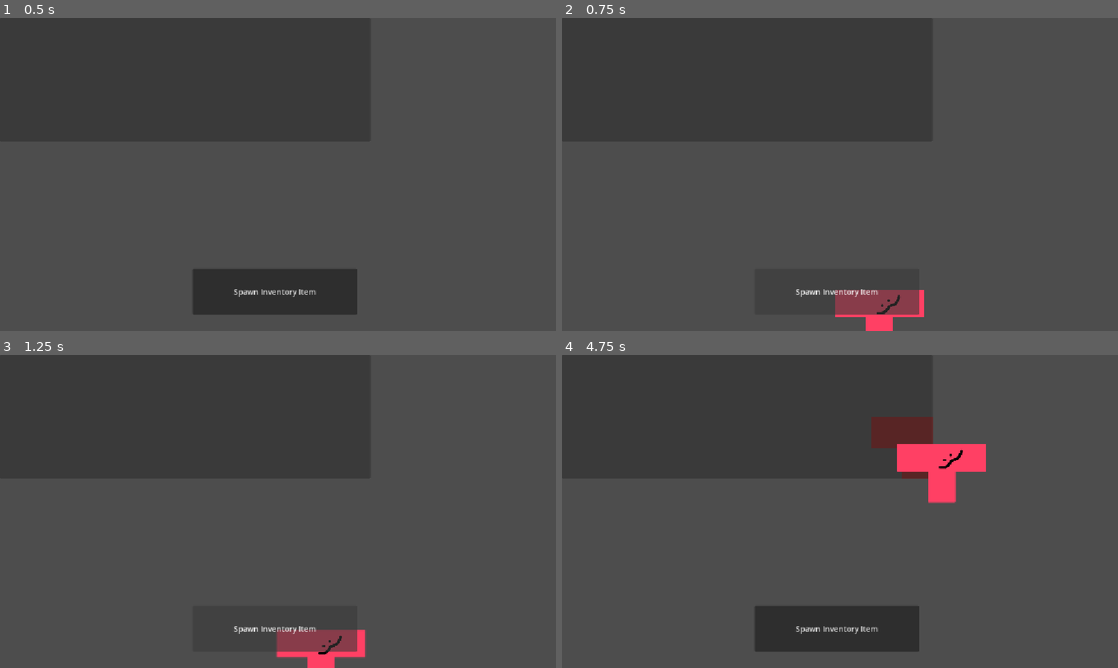
Above: before the commit, frames 1-4 (two rows, left to right).
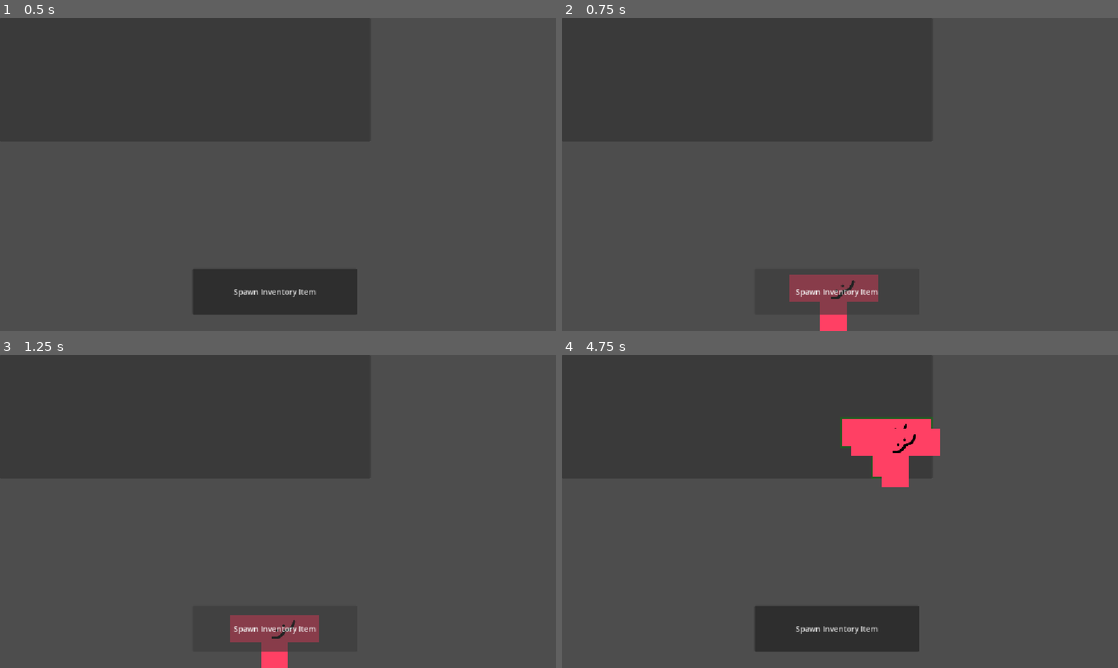
Above: after the commit, the same moments.

Repository: Katstifer/IGME590_Mechanic_1
Game: Godot game, scene res://scenes/inventoryUI.tscn
The game is run twice, just before and just after one commit, with the same random seed, the same clock (stepped at 60 frames per second) and the same inputs.
Inputs (mouse positions are in pixels of both pictures, inside the frame that each line leads up to):
- Up to frame 1 (0.5 s): no input
- Up to frame 2 (0.75 s): click "Spawn Inventory Item" at 0.5 s
- Up to frame 3 (1.25 s): no input
- Up to frame 4 (4.75 s): click "Spawn Inventory Item" at 1.25 s; click "Spawn Inventory Item" at 2 s; tap Enter at 2.75, 4.25 s; move the mouse to (962, 495) at 2.77 s; press the mouse at (962, 495) at 2.78 s; tap Space at 3.5 s; move the mouse to (728, 527) at 3.52 s; release the mouse at (728, 527) at 3.53 s; click (728, 527) at 3.6 s; move the mouse to (895, 442) at 4.27 s; press the mouse at (895, 442) at 4.28 s

Frame 1 is identical in both runs. In frame 2, 2.6% of the frame differs, in the area x 40-66%, y 82-100%; in frame 3, 2.6%; in frame 4, 4.0%, in the area x 50-77%, y 19-48%.

Commit message:
fixed placement rendering

Diff:
--- a/grid-inventory-system/scenes/inventoryItem_template.tscn
+++ b/grid-inventory-system/scenes/inventoryItem_template.tscn
@@ -12,6 +12,7 @@
 grow_vertical = 2
 script = ExtResource("1_na613")
 itemGrid = Array[Array]([[1, 1, 1], [0, 1, 0]])
+anchor = Vector2i(1, 0)
 
 [node name="inventoryItem_Sprite" type="Sprite2D" parent="." unique_id=476657842]
 texture = ExtResource("2_owaes")
--- a/grid-inventory-system/scripts/inventoryGrid.gd
+++ b/grid-inventory-system/scripts/inventoryGrid.gd
@@ -36,6 +36,8 @@
 	if (!get_global_rect().has_point((get_global_mouse_position()))):
 		if (currentSlot != null):
 			currentSlot = null
+		if (highlightedSlots.size() && highlightedSlots != null):
+			unhighlightSlots(highlightedSlots);
 	if (currentHeldItem != null && currentSlot != null):
 		#If an item is being held and it is being hovered over a grid
 		if (currentSlot != previousSlot):
@@ -62,7 +64,15 @@
 			previousSlot = currentSlot;
 
 		if Input.is_action_just_pressed("LMB"):
-				print("Will attempt to place item!")
+			attemptItemPlace(currentSlot, currentHeldItem);
+	elif (currentSlot != null):
+		if (currentSlot != previousSlot):
+			var newSlots = [];
+			newSlots.append(currentSlot);
+			if (highlightedSlots != null && highlightedSlots.size() > 0):
+				unhighlightSlots(highlightedSlots);
+				highlightedSlots = newSlots;
+			highlightSlots(highlightedSlots, GlobalEnums.SlotState.HOVERED);
 
 # Setup inventory by filling the grid container with slots
 func setupInventory():
@@ -116,7 +126,7 @@
 		var row = index / width
 		var column = index % width
 
-		return Vector2(int(column), int(row));
+		return Vector2i(column, row);
 
 #Gets a reference to an inventory slot using its row and column
 func getSlotFromCoords(row: int, column: int):
@@ -143,42 +153,13 @@
 #Attempts to place an item at a specified slot
 #It will attempt to place an item using the top left-most
 #tile in the item's structure.
-func placeItem(item: Node, slot: Node):
-	if (true):
-		#Place item logic here
-		var itemShape = item.itemGrid;
-		var startCoord = getSlotCoords(slot);
-		var shapeWidth = itemShape[0].size();
-		var shapeHeight = itemShape.size();
-
-		#Removes the item from the previous slots it was in
-		clearItemFromSlots(item);
-
-		#Add a reference to the item to any slot that will contain it
-		for y in range(startCoord.y, startCoord.y + shapeHeight):
-			for x in range(startCoord.x, startCoord.x + shapeWidth):
-				var relativeItemTile = itemShape[y - startCoord.y][x - startCoord.x];
-				if (relativeItemTile == 1):
-					var updateSlot = getSlotFromCoords(y, x);
-					updateSlot.addItem(item);
-
-		#Update item previous location
-		item.previousLocation = Vector2(startCoord.x, startCoord.y);
-
-	else :
-		print("Item cannot be placed here!");
-		pass;
-
-#Clears out any references slots may have
-func clearItemFromSlots(item: Node):
-	for i in slotData.size():
-		if slotData[i].containedItem == item :
-			slotData[i].removeItem();
-
-#"Drops" an item, putting it back where it was before
-# it began being moved
-func dropItem(item: Node):
-	pass;
+func placeItem(item: Node, anchorSlot: Node, fitSlots : Array):
+	for s in fitSlots:
+		s.addItem(item);
+	if (anchorSlot != null):
+		print("Anchor Slot Index: " + str(getSlotCoords(anchorSlot)));
+		item.placeItem(anchorSlot);
+	currentHeldItem = null;
 
 func onAttemptPickup(slot: Node):
 	if (currentHeldItem != null):
@@ -187,8 +168,10 @@
 		pass;
 
 func attemptItemPlace(slot: Node, item: Node):
-	var spaces = getPotentialSpace(slot, item);
-	highlightSlots(spaces, GlobalEnums.SlotState.EMPTY);
+	var fitSpaces = getPotentialSpace(slot, item);
+	var allSpaces = getFullItemRect(slot, item);
+	if (checkForFit(item.itemGrid, fitSpaces)):
+		placeItem(item, slot, fitSpaces);
 
 #Spawns a new item in from the prefabs list (NOT IMPLEMENTED YET)
 func onSpawnButtonPress() -> void:
@@ -202,7 +185,11 @@
 #Gets the potential spaces on the grid that an item will occupy
 func getPotentialSpace(slot: Node, item: Node):
 	var itemShape = item.itemGrid;
-	var startCoord = getSlotCoords(currentSlot);
+	var mouseCoord = getSlotCoords(slot)
+	print("Anchor: " + str(item.anchor));
+	print("Mouse: " + str(mouseCoord));
+	var startCoord = mouseCoord - item.anchor
+	print("Start: " + str(startCoord));
 	if startCoord == null:
 		return [];
 	#How many columns/how long along X item is
@@ -217,6 +204,33 @@
 			var itemTile = itemShape[y - startCoord.y][x - startCoord.x];
 			if (itemTile != 1):
 				continue;
+
+			if (y >= height || y < 0):
+				continue;
+
+			if (x >= width || x < 0):
+				continue;
+
+			var checkSlot = getSlotFromCoords(y, x);
+			if (checkSlot != null):
+				slotList.append(checkSlot);
+	return slotList;
+
+#Gets the full rectangle (border box of space item will occupy) for rendering purposes
+func getFullItemRect(slot: Node, item: Node):
+	var itemShape = item.itemGrid;
+	var mouseCoord = getSlotCoords(slot)
+	var startCoord = mouseCoord - item.anchor
+	if startCoord == null:
+		return [];
+	#How many columns/how long along X item is
+	var shapeWidth = itemShape[0].size();
+	#How many rows/how long along Y item is
+	var shapeHeight = itemShape.size();
+	var slotList = [];
+
+	for y in range(startCoord.y, startCoord.y + shapeHeight):
+		for x in range(startCoord.x, startCoord.x + shapeWidth):
 
 			if (y >= height || y < 0):
 				continue;
@@ -258,7 +272,6 @@
 				return false;
 		return true
 
-
 #Returns highlighted slots to their original color
 func unhighlightSlots(slots):
 	for slot in slots:
--- a/grid-inventory-system/scripts/inventoryItem.gd
+++ b/grid-inventory-system/scripts/inventoryItem.gd
@@ -1,32 +1,47 @@
 class_name InventoryItem
 extends Control
+
 
 #Max width and height of the space an item takes up
 @export var height: int;
 @export var width: int;
 
-var slotSize: int;
+var slotSize: int = 32;
 var lerpSpeed: int = 20;
 
-#Contains the size and shape of the item.
+#Represents the size and shape of the tiles an item will occupy
 #0 represents an empty tile and 1 represents an occupied one
 @export var itemGrid: Array[Array] = [];
+@export var anchor: Vector2i;
+@export var zeroOffset: Vector2;
 
 #Angle item is rotated to
 @export var angle: int;
 
-@export var isSelected = false;
+#Whether the item has been selected and is moving with the mouse
+@export var isSelected : bool = false;
+#Whether the item is currently moving to its target location on the grid
+@export var isMovingToGrid : bool = false;
+
+#The slot this item is contained in (top-left, to keep track of location)
+var slotContainer = null;
 
 var previousPosition: Vector2; # Top-left-most location in grid
-var movePosition;
+var targetPosition: Vector2; # Top left-most location in grid
 
 func _ready() -> void:
+	slotContainer = null;
 	isSelected = true;
 	initItemGrid();
+	zeroOffset = findZeroOffset();
+	print("Item ready, offset: " + str(zeroOffset));
 
 func _process(delta: float) -> void:
 	if (isSelected) :
-		global_position = lerp(get_global_position(), get_global_mouse_position(), delta * lerpSpeed);
+		global_position = lerp(get_global_position() - zeroOffset, get_global_mouse_position(), delta * lerpSpeed);
+
+	if (isMovingToGrid) :
+		lerpToPosition(delta);
 
 func initItemGrid():
 	print("Init item grid");
@@ -40,23 +55,92 @@
 			itemGrid[i].resize(width);
 			itemGrid[i].fill(1);
 
+	if anchor == null:
+		anchor = Vector2i(0, 0);
+
+func findZeroOffset():
+	print("Find zero offset");
+	print("Slot size: " + str(slotSize));
+	#For every row in the
+	var offsetX = 0;
+	var offsetY = 0;
+
+	for y in anchor.y + 1:
+		print("Y" + str(y));
+		if y == anchor.y:
+			offsetY += (slotSize / 2);
+		else :
+			offsetY += slotSize;
+		print("Updated Y: " + str(offsetY));
+
+	for x in anchor.x + 1:
+			print("x" + str(x));
+			if x == anchor.x:
+				offsetX += (slotSize / 2);
+			else :
+				offsetX += slotSize;
+			print("Updated X: " + str(offsetX));
+
+	print("Out of Loop: " + str(offsetX) + ", " + str(offsetY));
+	var offset = Vector2(offsetX, offsetY);
+	return offset;
+
 # Picks up the item and attaches it to mouse
 func pickUpItem():
 	if !isSelected:
 		isSelected = true;
 
 # Places item down on grid
-func placeItem():
-	#If the item cannot be placed : Handle error logic
-	pass;
+func placeItem(slot : Node):
+	#slotContainer = slot;
+	isSelected = false;
+	print("Anchor Slot Location: " + str(slot.get_global_position()));
+	var centerOfAnchorSlot = slot.get_global_position() + Vector2(slotSize, slotSize);
+	targetPosition = centerOfAnchorSlot - zeroOffset;
+	isMovingToGrid = true;
 
 func moveToPrevious():
+	targetPosition = previousPosition;
+	isMovingToGrid = true;
 	#Moves item back to previous position
-	pass;
 
-# Rotates the item a specified direction
-# Direction represented by 1 (counter-clockwise) and -1 (clockwise)
-func rotateItem(direction):
-	angle += (90 * direction);
+#Rotates an item 90 degrees counter clockwise
+func rotateItem():
+	angle += (90);
+
+		#Resets angle to standard
+	if (angle < 0):
+		angle = 270;
+	if (angle >= 360):
+		angle = 0;
+
+	var newMatrix = [];
+	newMatrix.resize(width);
+	for i in newMatrix.size():
+		newMatrix[i].resize(height);
+
+	var newHeight = width;
+	var newWidth = height;
+
+	for y in newMatrix.size():
+		for x in newMatrix[0].size():
+			newMatrix[x][y] = itemGrid[y][x];
+
+	for y in newMatrix.size():
+		newMatrix[y].reverse();
+
+	width = newWidth;
+	height = newHeight;
+
+	rotateSprite();
+	itemGrid = newMatrix;
+
+func rotateSprite():
 
 	pass;
+#Lerps the item to a specified position. It moves the top-left of the item
+#to the target position, which should be at the top-left of where you want the item to be
+func lerpToPosition(delta):
+	global_position = lerp(targetPosition - zeroOffset, get_global_position(), lerpSpeed * delta);
+	if (get_global_position() == (targetPosition - zeroOffset)):
+		isMovingToGrid = false;
--- a/grid-inventory-system/scripts/inventorySlot.gd
+++ b/grid-inventory-system/scripts/inventorySlot.gd
@@ -2,7 +2,6 @@
 extends ColorRect
 
 const GlobalEnums = preload("res://scripts/globalEnums.gd");
-
 
 @onready var innerRect: ColorRect = $inventorySlot_InnerRect;
 
@@ -22,7 +21,7 @@
 func _ready() -> void:
 	setSize(rectSize, borderWidth);
 	currentState = GlobalEnums.SlotState.DEFAULT;
-	updateSlotColor(currentState);
+	updateSlotColor(GlobalEnums.SlotState.DEFAULT);
 
 func _process(delta: float) -> void:
 	# If the mouse is hovering over the slot, send out the
@@ -31,9 +30,9 @@
 		if mouseHovering == false:
 			mouseHovering = true;
 			emit_signal("mouseEnteredSlot", self)
-		if Input.is_action_pressed("LMB"):
+		if Input.is_action_just_pressed("LMB"):
 			if containedItem != null:
-				if containedItem.isSelected == false:
+				if containedItem.isSelected == false && containedItem.isMovingToGrid == false:
 					#print("Sending attempt pickup...");
 					emit_signal("attemptItemPickup", self)
 					pass;
@@ -63,6 +62,8 @@
 			self.color = Color(Color.GREEN, 0.2);
 		GlobalEnums.SlotState.TAKEN:
 			self.color = Color(Color.RED, 0.2);
+		GlobalEnums.SlotState.HOVERED:
+			self.color = Color(Color.YELLOW, 0.2);
 
 func addItem(item: Node):
 	containedItem = item;
